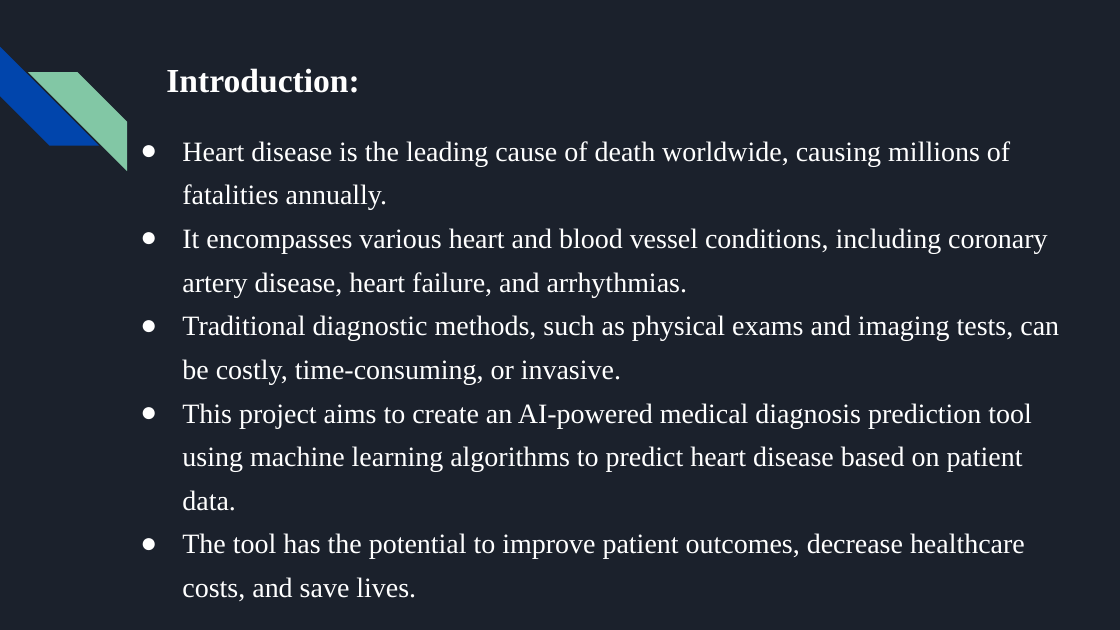
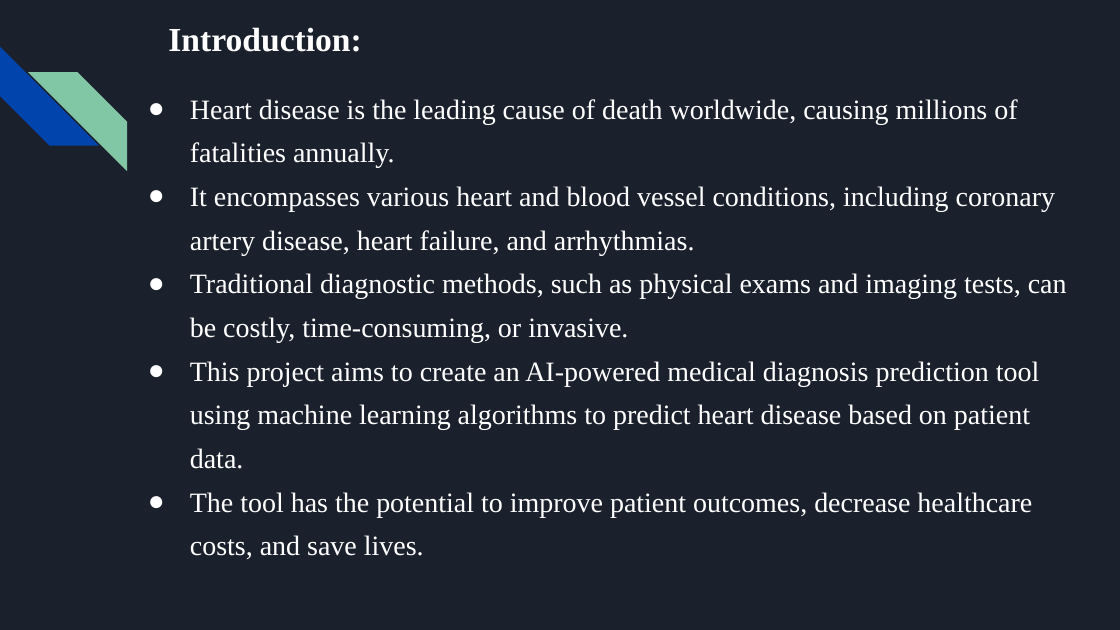
Before and after one commit to comp195/senior-project-spring-2023-medical-ai-disease-diagnostic-tool, a slide deck: slide 2 of Senior Project Day Oral Presentation.pptx. Drawn at 1120x630 pixels with LibreOffice and Linux fonts; fonts in the diff are those of the drawing. Boxes give left, top, right and bottom in pixels: in the first picture for what was removed or moved away, otherwise in the second. Text is boxed around its words. In the diff, an @@ line names an element or a change of style, - is before the commit and + after.

```diff
--- a/Senior Project Day Oral Presentation.pptx
+++ b/Senior Project Day Oral Presentation.pptx
@@ title "Introduction:": place and size @@
-title "Introduction:" at bbox=[166, 68, 359, 93]
+title "Introduction:" at bbox=[168, 27, 361, 52]
@@ text "Heart disease is the leading ...": place and size @@
-text "Heart disease is the leading ..." at bbox=[182, 141, 1059, 601]
+text "Heart disease is the leading ..." at bbox=[190, 99, 1067, 559]
```
Also in this commit, not shown: 2 other slides changed.
